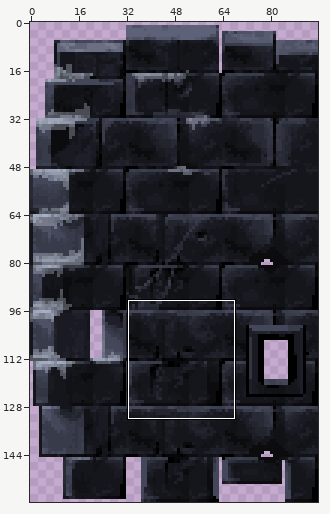
Sprite sheet, stored at Assets/Levels/Tier03/Props/Sprites/Tier03A_Tileset02.png. Above: a wide view before the commit, with the close-up outlined.
Close-up. First the earlier version:
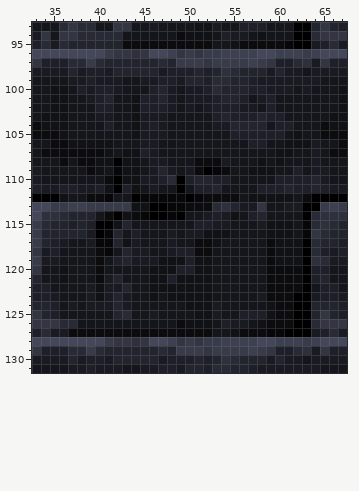
The file is 96x160 pixels. Colours within 5 levels of each other are drawn and written as one. Shown: x 33..67, y 93..131. The commit also changed other parts of the picture, which this record leaves out.
After:
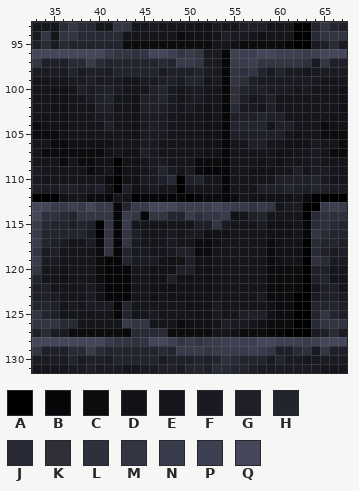
Palette (. is transparent): A #000000  B #070709  C #0c0c0f  D #111216  E #15161c  F #1a1b22  G #1e1f28  H #23252e  J #282a35  K #2f3037  L #2e303d  M #333543  N #383b4a  P #3d4050  Q #444759
The edit:
Changed rows in their new state; - is an unchanged pixel.
first column x 38:
 96 --------------FFB--------
 97 -------------MFFB---M-MMM
 98 --------------FFBMLM-----
 99 --------------EFBMK------
100 --------------EEBK-------
101 --------------EEBK-------
102 --------------DEBJ-------
103 --------------DEB--------
104 --------------DDB--------
105 --------------DDB--------
106 --------------DDB--------
107 --------------DDB--------
108 ----------------B--------
109 --------------B-B--------
110 --------------EEB--------
111 -------------EEEB--------
112 ----------------B--------
113 NQ--BHNNQQQPPPPQPNNMNM---
114 MMMMBNM-MMHHNLMMN--------
115 ---MBN---------M---------
116 ---MBM-------------------
117 ---MBM-------------------
118 ---MB--------------------
119 ---BB--------------------
120 ---BBB-------------------
121 ---BBB-------------------
122 ---BBB-------------------
123 ---BBB-------------------
124 ----BH-------------------
125 ----BH-------------------
126 -----NMM-----------------
127 -----BJJJJ---------------
Boxes around the changes in both close-ups, in picture pixels (x1, y1, x2, y2):
changed: (77, 49, 302, 337)
